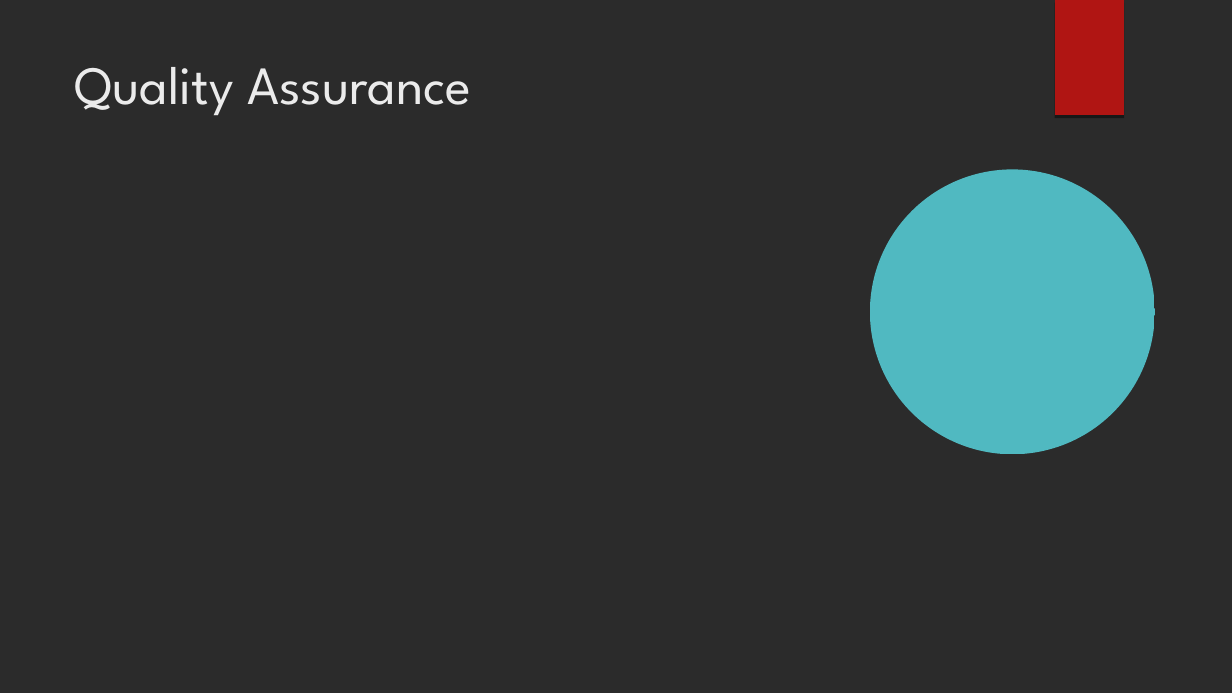
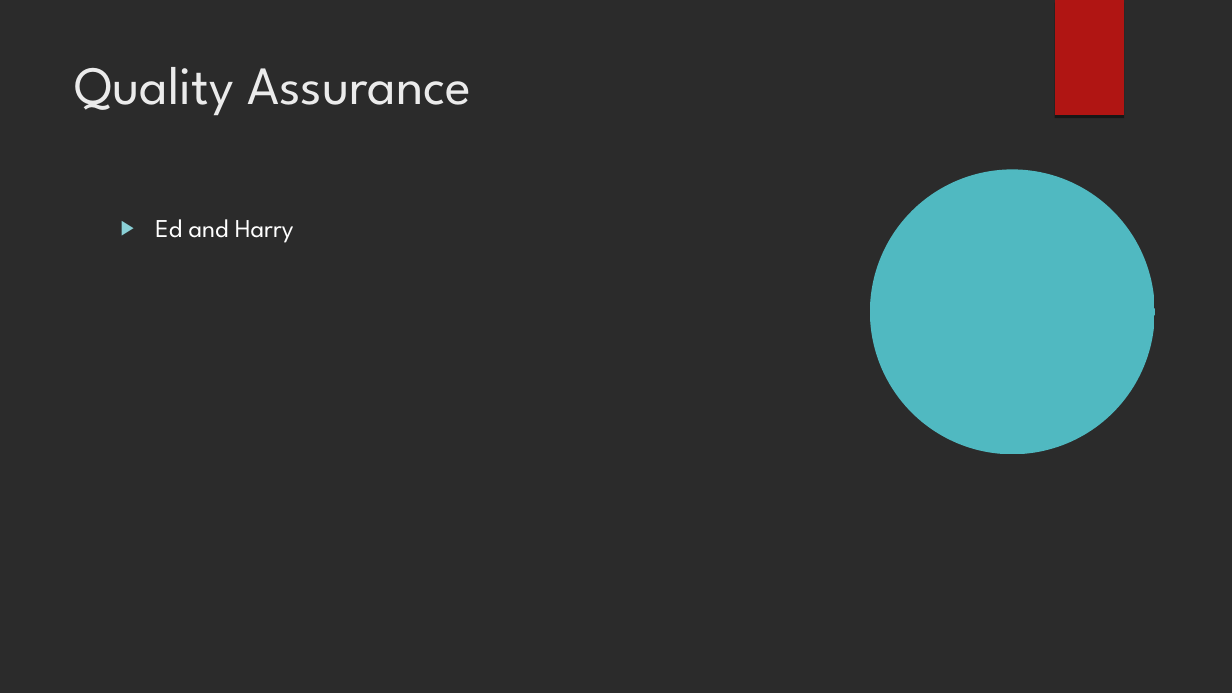
Before and after one commit to BenB33/ProfessionalismTeam2, a slide deck: slide 4 of PIM – Phase 1.odp. Drawn at 1232x693 pixels with LibreOffice and Linux fonts; fonts in the diff are those of the drawing; background and template pictures are left out; a plain dark background stands for a picture behind light text. Boxes give left, top, right and bottom in pixels: in the first picture for what was removed or moved away, otherwise in the second. Text is boxed around its words. In the diff, an @@ line names an element or a change of style, - is before the commit and + after.

```diff
--- a/PIM – Phase 1.odp
+++ b/PIM – Phase 1.odp
@@ text added at bbox=[155, 219, 294, 243], 20 pt, text #FFFFFF @@
+▶ Ed and Harry
```
Also in this commit, not shown: 8 other slides changed, 3 slides added, 7 slides removed.
